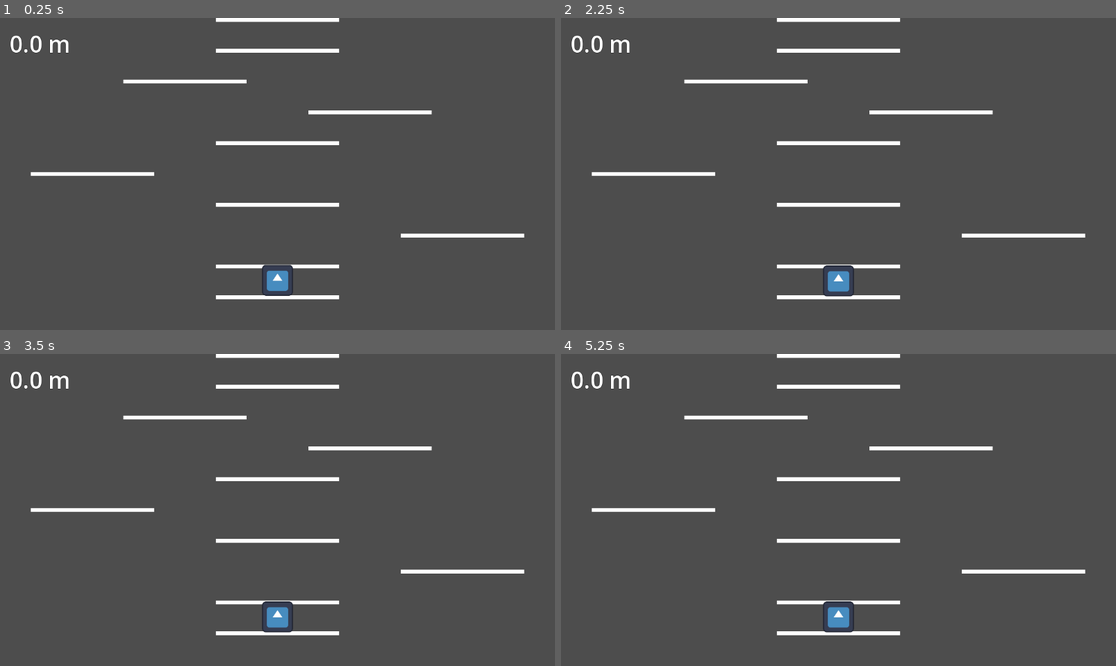
Above: before the commit, frames 1-4 (two rows, left to right).
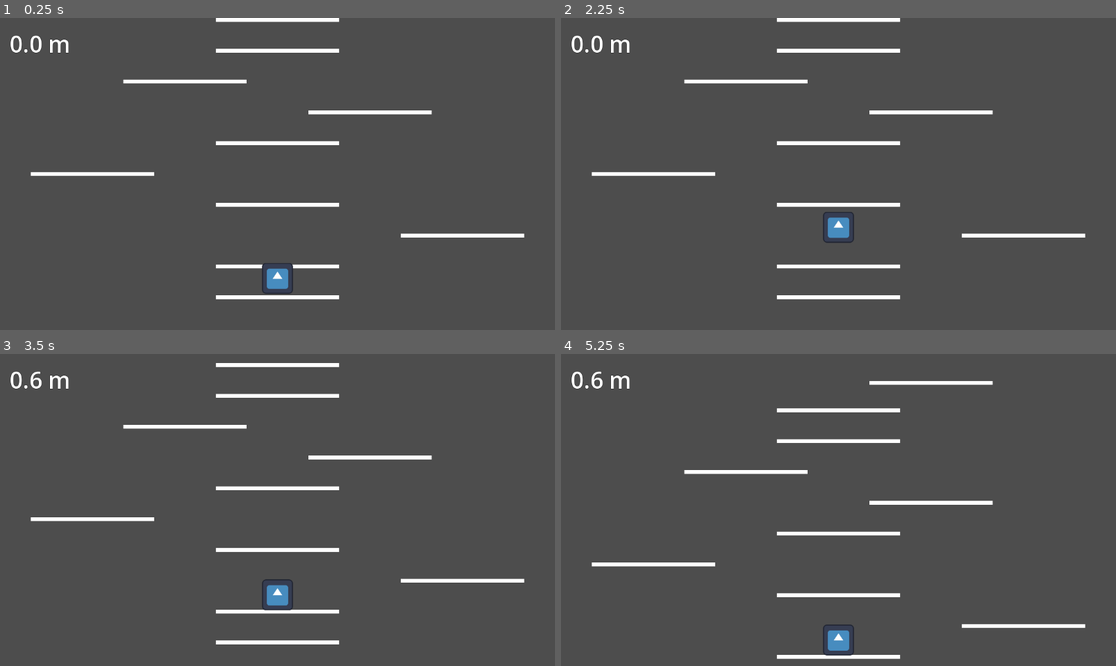
Above: after the commit, the same moments.

Repository: ryoadi/godot-jumper-demo
Game: Godot game, scene res://scenes/main.tscn
Two runs of this game, one before a commit and one after it. Both use one fixed random seed, a clock stepped at 60 frames per second and the inputs below. The engine's default icon, where the game draws it, is replaced by a stand-in: a white triangle on a blue panel in a dark square.
Inputs:
- Up to frame 1 (0.25 s): no input
- Up to frame 2 (2.25 s): tap Enter at 1.25 s; tap Space at 2 s
- Up to frame 3 (3.5 s): no input
- Up to frame 4 (5.25 s): no input

The runs differ from the first frame. In frame 1, 0.2% of the frame differs, in the area x 47-53%, y 78-90%; in frame 2, 0.7%; in frame 3, 6.5%; in frame 4, 6.6%, in the area x 5-95%, y 0-98%.

Commit message:
improve player jump
Signed-off-by: ryoadi <haryo.webapp@gmail.com>

Diff:
--- a/scenes/player.tscn
+++ b/scenes/player.tscn
@@ -9,8 +9,13 @@
 ## Movement speed.
 @export var speed: float = 300
 
-## Jump power.
-@export var jump_power: float = 300
+## Jump height
+@export var jump_height: float = 300
+
+## Jump time.
+@export var jump_time: float = 1
+
+@onready var _jump_power: float = _calculate_jump_power(jump_height, jump_time)
 
 ## Signal when player landed on a floor.
 signal landed
@@ -30,6 +35,9 @@
 		_direction = value.normalized()
 
 
+func _calculate_jump_power(height: float, time_to_peak: float) -> float:
+	return (2.0 * height) / pow(time_to_peak, 2.0)
+
 ## Move to a specific direction.
 func move(direction: Vector2) -> void:
 	if direction == Vector2.LEFT or direction == Vector2.RIGHT:
@@ -46,19 +54,16 @@
 ## Jump, if possible.
 func jump() -> void:
 	if _landed or not $CoyoteTimer.is_stopped():
-		velocity.y = -jump_power
+		velocity.y -= _jump_power
 		$CoyoteTimer.stop()
 
 func _process(delta: float) -> void:
-	velocity.x = speed * _direction.x
-	if not _landed:
-		velocity += delta * get_gravity()
-	if _landed:
-		velocity.y = min(300, velocity.y + 300)
-
 	move_and_slide()
 
 func _physics_process(delta: float) -> void:
+	velocity += get_gravity() * delta
+	velocity.x = speed * _direction.x
+
 	_landed = is_on_floor()
 "
 
